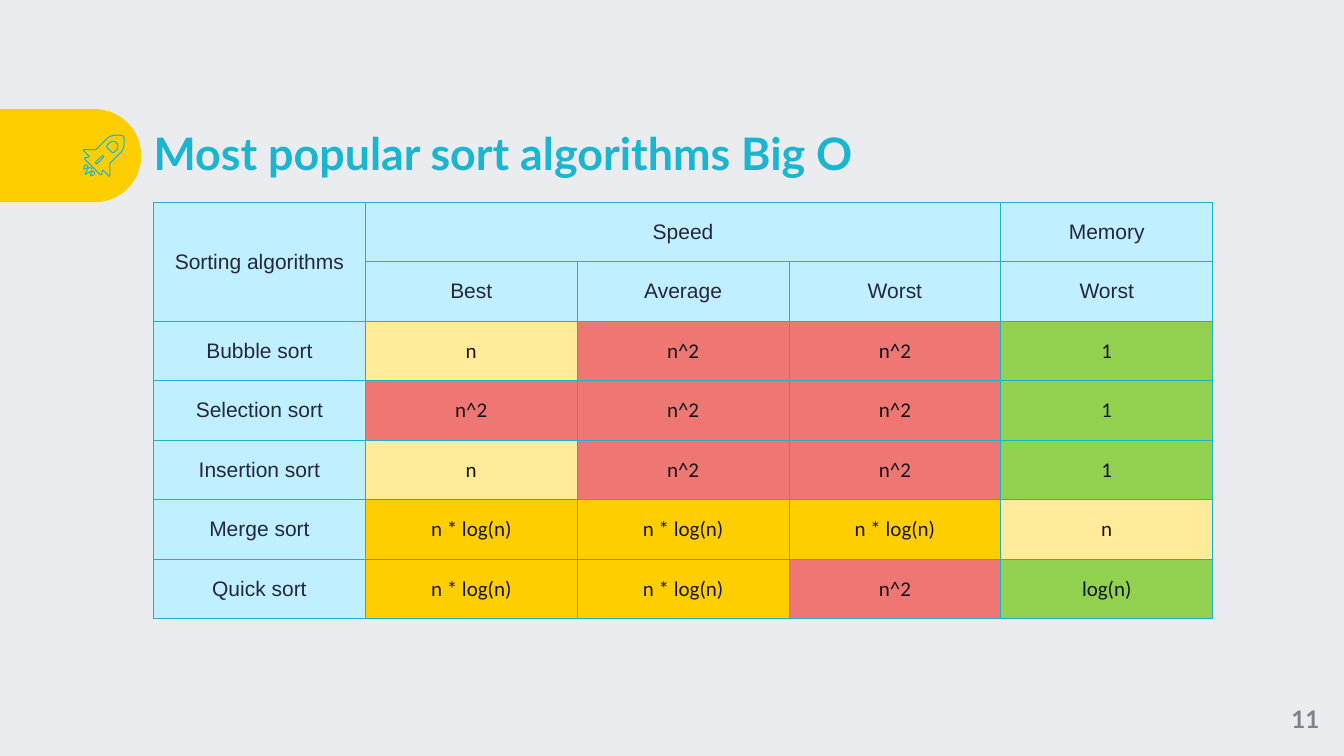
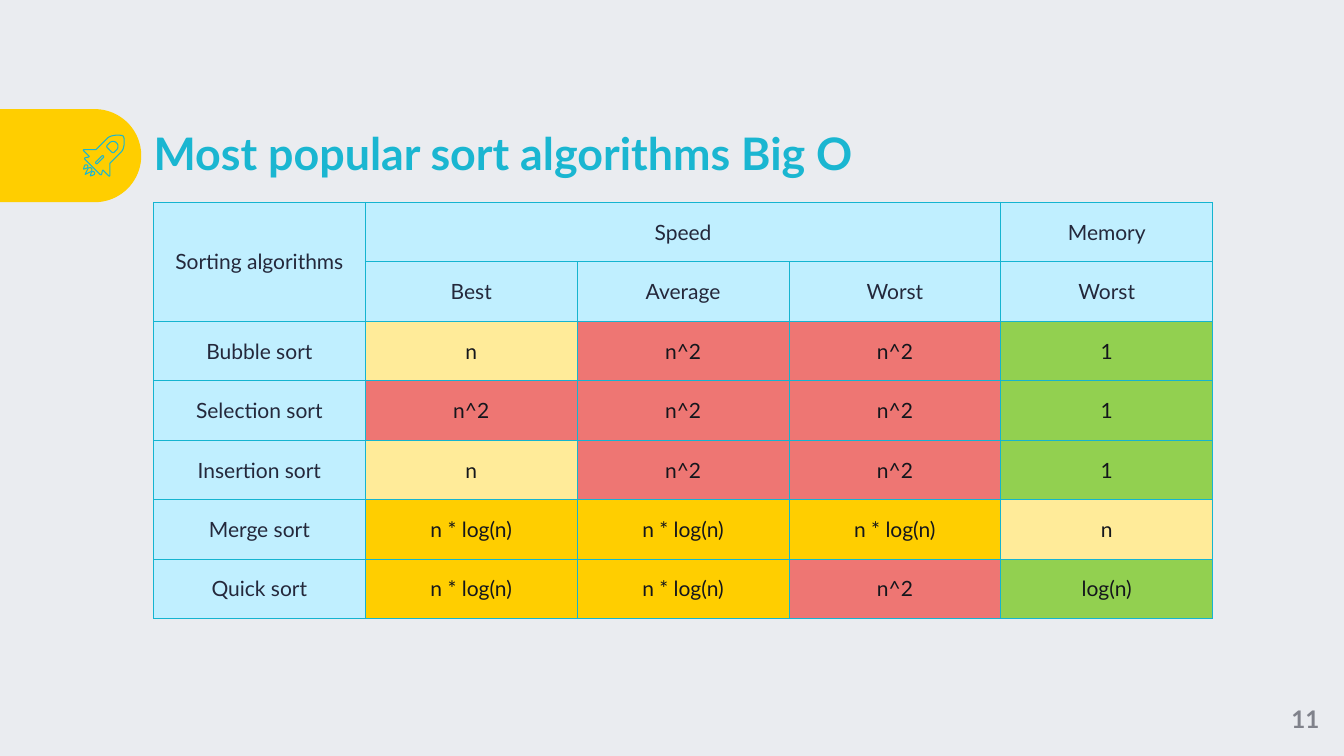
Before and after one commit to TigranVardanyan/Algorithms-and-Data-structures, a slide deck: slide 11 of ds&a.pptx. Drawn at 1344x756 pixels with LibreOffice and Linux fonts; fonts in the diff are those of the drawing; background and template pictures are left out. Boxes give left, top, right and bottom in pixels: in the first picture for what was removed or moved away, otherwise in the second. Text is boxed around its words. In the diff, an @@ line names an element or a change of style, - is before the commit and + after.

```diff
--- a/ds&a.pptx
+++ b/ds&a.pptx
@@ table at (x1=153, y1=203, x2=1212, y2=619) @@
@@ font Arial to Lato in "Sorting algorithms", "Speed", "Memory", "Best" and 8 more places @@
@@ font Calibri to Lato in "n", "n^2", "n^2", "1" and 16 more places @@
```
Also in this commit, not shown: 2 other slides changed, 2 slides added, 1 slide removed, 2 other files.
